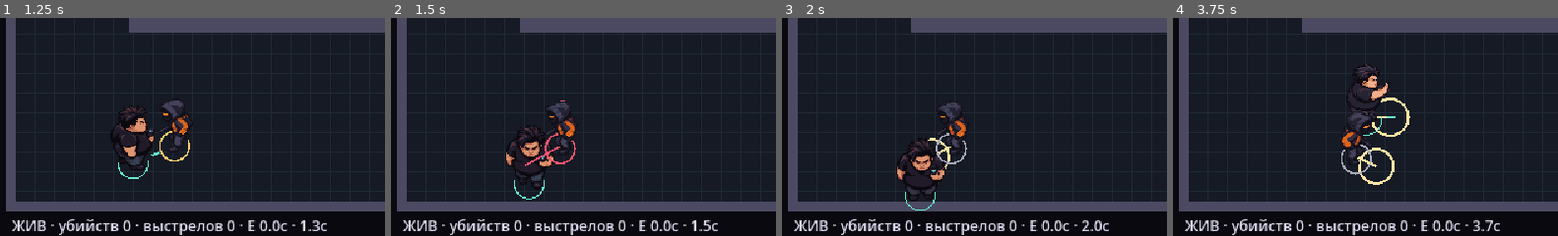
Above: before the commit, frames 1-4 (left to right).
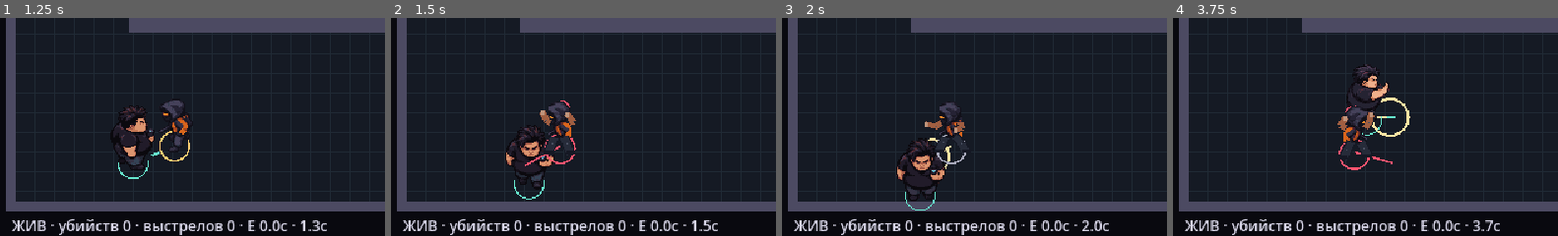
Above: after the commit, the same moments.

Repository: Artyx71/Last-Skuf
Game: Godot game, scene res://scenes/world/combat_lab.tscn
The game is run twice, just before and just after one commit, with the same random seed, the same clock (stepped at 60 frames per second) and the same inputs. This scene is started directly instead of the project's main scene.
Inputs (mouse positions are % of the whole screen's width and height, from its top left):
- Up to frame 1 (1.25 s): tap Enter (ui_accept) at 0.5, 0.77 s; move the mouse to (73, 44) at 0.52 s; hold D (move_right) from 0.53 s (still down); tap Space (attack_melee) at 0.6 s; click (73, 44) at 0.67 s; right-click (73, 44) at 0.8 s
- Up to frame 2 (1.5 s): move the mouse to (30, 54) at 1.27 s; release D (move_right) at 1.28 s; hold S (move_down) from 1.28 s (still down); right-click (30, 54) at 1.35 s; click (30, 54) at 1.42 s
- Up to frame 3 (2 s): keep holding S (move_down); tap Enter (ui_accept) at 1.52 s; tap Tab (equipment_next, bound only after the commit) at 1.55 s
- Up to frame 4 (3.75 s): move the mouse to (60, 27) at 2.02 s; release S (move_down) at 2.03 s; hold D (move_right) 2.03-2.78 s; tap Tab (equipment_next, bound only after the commit) at 2.1 s; click (60, 27) at 2.17 s; tap F (finisher, bound only after the commit) at 2.3, 2.85 s; move the mouse to (45, 70) at 2.77 s; hold W (move_up) 2.78-3.53 s; click (45, 70) at 2.92 s; tap Enter (ui_accept) at 3.02 s; tap Space (attack_melee) at 3.05, 3.6 s; move the mouse to (81, 65) at 3.52 s; hold A (move_left) from 3.53 s (still down); click (81, 65) at 3.67 s
The pictures show only the part of the screen within x 0-50%, y 44-94%; the shares and areas given below are measured in that part.

Frame 1 is identical in both runs. In frame 2, 0.7% of the frame differs, in the area x 38-49%, y 38-64%; in frame 3, 0.7%; in frame 4, 1.6%, in the area x 42-58%, y 40-77%.

Commit message:
feat(combat): resolve five interruptible finishers on authoritative action clock

Diff:
--- /dev/null
+++ b/game/resources/combat/finishers.json
@@ -0,0 +1,11 @@
+{
+  "schema": 1,
+  "character_gate": "yakuza_baseline; other character styles require P06",
+  "definitions": {
+    "unarmed": {"weapon":"unarmed","range":35,"facing_dot":0.72,"windup":0.82,"active":0.10,"recovery":0.48,"damage":1,"stun":0,"strong":true,"finisher":true,"category":"unarmed","cue":"finish_unarmed"},
+    "blunt": {"weapon":"blunt","range":38,"facing_dot":0.72,"windup":0.88,"active":0.10,"recovery":0.55,"damage":1,"stun":0,"strong":true,"finisher":true,"category":"blunt","cue":"finish_blunt"},
+    "sharp": {"weapon":"sharp","range":36,"facing_dot":0.78,"windup":0.84,"active":0.10,"recovery":0.50,"damage":1,"stun":0,"strong":true,"finisher":true,"category":"sharp","cue":"finish_sharp"},
+    "firearm": {"weapon":"firearm","range":38,"facing_dot":0.80,"windup":0.90,"active":0.10,"recovery":0.58,"damage":1,"stun":0,"strong":true,"finisher":true,"category":"firearm","cue":"finish_firearm"},
+    "environmental": {"weapon":"unarmed","environment":"training_bench","range":36,"environment_range":43,"facing_dot":0.72,"windup":0.92,"active":0.10,"recovery":0.60,"damage":1,"stun":0,"strong":true,"finisher":true,"category":"environmental","cue":"finish_environmental"}
+  }
+}
--- a/game/scripts/actors/combat_player.gd
+++ b/game/scripts/actors/combat_player.gd
@@ -26,6 +26,8 @@
 var melee_attack_id := 0
 var weapon_kind := ""
 var audio_step_distance := 0.0
+var finisher_weapon := "unarmed"
+var finisher_category := "unarmed"
 var actions_ready := false
 var weapon_visual: Node2D
 
@@ -51,6 +53,8 @@
 				atlas.atlas = texture
 				atlas.region = Rect2(Vector2(column, row) * FRAME_SIZE, FRAME_SIZE)
 				sprite.sprite_frames.add_frame(animation, atlas)
+	preload("res://scripts/actors/polish_frames.gd").append(sprite.sprite_frames,
+		"res://assets/art/combat_polish/yakuza_finishers.png", ["unarmed","blunt","sharp","firearm","environmental"], "finish_")
 	actions_ready = true
 	weapon_visual = WeaponVisual.new()
 	weapon_visual.player = self
@@ -77,7 +81,7 @@
 	var phase := action_elapsed * fps
 	var progress: float = phase - floor(phase + 0.00001)
 	action_frame = mini(int(floor(phase + 0.00001)), count - 1)
-	if action_kind == "shove":
+	if action_kind == "shove" or action_kind.begins_with("finish_"):
 		if action_elapsed + 0.00001 < action_windup:
 			action_frame = 0
 			progress = action_elapsed / action_windup
@@ -117,6 +121,9 @@
 
 
 func cancel_action() -> void:
+	var job: Dictionary = lab.combat.finisher_for(self)
+	if not job.is_empty() and job.committed and health > 0 and action_timer > 0.00001: return
+	lab.combat.cancel_finisher(self,"action_cancel",health <= 0)
 	lab.combat.cancel_melee(self)
 	action_timer = 0.0
 	action_elapsed = 0.0
@@ -163,6 +170,8 @@
 	move_speed = float(lab.config.player.speed)
 	facing = &"right"
 	kit = "escape"
+	finisher_weapon = "unarmed"
+	finisher_category = "unarmed"
 	melee_cooldown = 0.0
 	ranged_cooldown = 0.0
 	distract_cooldown = 0.0
@@ -214,6 +223,18 @@
 		queue_redraw()
 		return
 	var audio_previous := position
+	var job: Dictionary = lab.combat.finisher_for(self)
+	if not job.is_empty():
+		if Input.is_action_just_pressed("cancel_finisher"):
+			if lab.combat.cancel_finisher(self,"cancel_input"): cancel_action()
+		if Input.is_action_just_pressed("attack_melee") and not job.committed:
+			cancel_action()
+		elif not Input.get_vector("move_left","move_right","move_up","move_down").is_zero_approx() and not job.committed:
+			cancel_action()
+		else:
+			velocity = Vector2.ZERO
+			_present_action()
+			return
 	super._physics_process(delta)
 	audio_step_distance += position.distance_to(audio_previous)
 	if audio_step_distance >= 24.0:
@@ -227,6 +248,8 @@
 		attack_melee()
 	if Input.is_action_just_pressed("attack_ranged"):
 		attack_ranged()
+	if Input.is_action_just_pressed("finisher"):
+		try_finisher()
 	if Input.is_action_just_pressed("distract"):
 		distract()
 	if not action_animation.is_empty():
@@ -242,7 +265,14 @@
 		facing = &"down" if direction.y > 0 else &"up"
 
 
+func try_finisher() -> bool:
+	for enemy in lab.enemies:
+		if lab.combat.start_finisher(self,enemy,finisher_category): return true
+	return false
+
 func attack_melee() -> bool:
+	var job: Dictionary = lab.combat.finisher_for(self)
+	if not job.is_empty() and job.committed: return false
 	if lab.state != "playing" or health <= 0 or melee_cooldown > 0:
 		return false
 	cancel_action()
@@ -260,6 +290,8 @@
 
 
 func attack_ranged() -> bool:
+	var job: Dictionary = lab.combat.finisher_for(self)
+	if not job.is_empty() and job.committed: return false
 	var weapon: String = lab.config.kits[kit].ranged
 	if weapon.is_empty() or lab.state != "playing" or health <= 0 or ranged_cooldown > 0:
 		return false
--- a/game/scripts/ai/enemy_actor.gd
+++ b/game/scripts/ai/enemy_actor.gd
@@ -24,6 +24,12 @@
 var animation_ready := false
 var defeat_elapsed := 0.0
 var defeat_visual: Node2D
+var state_duration := 0.0
+var state_elapsed := 0.0
+var attack_id := 0
+var reaction_category := ""
+var hurt_flash := 0.0
+const PolishFrames = preload("res://scripts/actors/polish_frames.gd")
 
 
 func _ready() -> void:
@@ -62,6 +68,8 @@
 				atlas.atlas = texture
 				atlas.region = Rect2(column * 48, row * 64, 48, 64)
 				frames.add_frame(animation, atlas)
+	PolishFrames.append(frames, "res://assets/art/combat_polish/" + kind + "_reactions.png", PolishFrames.STATES, "reaction_")
+	PolishFrames.append(frames, "res://assets/art/combat_polish/" + kind + "_finishers.png", PolishFrames.CATEGORIES, "finish_")
 	sprite = AnimatedSprite2D.new()
 	sprite.sprite_frames = frames
 	sprite.position = Vector2(0, -26)
@@ -73,6 +81,11 @@
 
 func reset() -> void:
 	impulse = Vector2.ZERO
+	attack_id = 0
+	state_duration = 0
+	state_elapsed = 0
+	reaction_category = ""
+	hurt_flash = 0
 	position = spawn_position
 	patrol_target = patrol_end
 	velocity = Vector2.ZERO
@@ -102,6 +115,9 @@
 
 
 func transition(next: String, duration := 0.0) -> void:
+	if state == "dead" and next != "dead": return
+	state_elapsed = 0.0
+	state_duration = duration
 	state = next
 	timer = duration
 	transitions.append(next)
@@ -118,13 +134,17 @@
 		return
 	investigate_point = point
 	investigate_remaining = 2.1
-	transition("investigate")
+	if not state in ["stunned", "knockdown", "hurt", "finisher_reaction"]:
+		transition("investigate")
 
 
 func receive_hit(damage: int, stun: float, _attack_id: int, _source: Node2D) -> void:
 	if health <= 0:
 		return
 	hits_received += 1
+	hurt_flash = 0.07
+	lab.combat.cancel_melee(self)
+	attack_id = 0
 	health = maxi(0, health - damage)
 	if health <= 0:
 		collision_layer = 0
@@ -140,22 +160,24 @@
 	elif stun > 0:
 		stun_remaining = stun
 		transition("stunned", stun)
+	else:
+		transition("hurt", 0.2)
+	_update_animation()
 	queue_redraw()
 
 
 func _physics_process(delta: float) -> void:
 	_move_impulse(delta)
+	state_elapsed += delta
+	hurt_flash = maxf(0, hurt_flash-delta)
+	if sprite:
+		var flashes: bool = lab.combat.impact.flashes_enabled()
+		sprite.modulate = Color(1.6,1.3,1.2) if flashes and hurt_flash > 0 else Color.WHITE
 	if health <= 0:
 		velocity = Vector2.ZERO
-		var fade := float(lab.visual_config.enemy_defeat.fade_seconds)
-		var cue := float(lab.visual_config.enemy_defeat.cue_seconds)
-		defeat_elapsed = minf(cue, defeat_elapsed + delta)
-		defeat_visual.visible = defeat_elapsed < cue
-		defeat_visual.queue_redraw()
-		if sprite:
-			sprite.modulate.a = maxf(0.0, 1.0 - defeat_elapsed / fade)
-			sprite.visible = defeat_elapsed < fade
-		queue_redraw()
+		defeat_elapsed += delta
+		defeat_visual.visible = false
+		_update_animation()
 		return
 	if lab.state != "playing" or health <= 0:
 		velocity = Vector2.ZERO
@@ -165,10 +187,15 @@
 	velocity = Vector2.ZERO
 	timer = maxf(0, timer - delta)
 	match state:
+		"finisher_reaction":
+			if timer <= 0:
+				transition("stunned", maxf(0.0, stun_remaining))
+		"hurt", "knockdown":
+			if timer <= 0: transition("pursue")
 		"stunned":
 			stun_remaining = maxf(0, stun_remaining - delta)
 			if stun_remaining <= 0:
-				transition("patrol")
+				transition("investigate" if investigate_remaining > 0 else "patrol")
 		"investigate":
 			investigate_remaining = maxf(0, investigate_remaining - delta)
 			_walk_to(investigate_point, float(definition.chase_speed) * 0.8)
@@ -198,13 +225,16 @@
 				_walk_to(lab.player.position, float(definition.chase_speed))
 		"telegraph":
 			if timer <= 0:
-				# Direction is locked during warning; running out of the aim line is valid.
+				# Present contact pose before creating any live query/projectile on this tick.
+				transition("attack", float(lab.config.attacks[definition.attack].get("active",0.12)))
+				_update_animation()
 				var attack: Dictionary = lab.config.attacks[definition.attack]
 				if kind == "shooter":
-					lab.combat.fire(self, "enemy", locked_aim, attack)
+					attack_id = lab.combat.fire(self, "enemy", locked_aim, attack)
 				else:
-					lab.combat.start_melee(self, "enemy", locked_aim, attack)
-				transition("recover", float(definition.recovery))
+					attack_id = lab.combat.start_melee(self, "enemy", locked_aim, attack)
+		"attack":
+			if timer <= 0: transition("recover", float(definition.recovery))
 		"recover":
 			if timer <= 0:
 				transition("pursue")
@@ -224,10 +254,37 @@
 		facing = "right" if direction.x > 0 else "left"
 	elif direction.length_squared() > 0:
 		facing = "down" if direction.y > 0 else "up"
-	if sprite:
+	if not sprite: return
+	var action: String = {"telegraph":"telegraph","attack":"attack","recover":"recovery",
+		"hurt":"hurt","stunned":"stun","knockdown":"knockdown","dead":"death","finisher_reaction":"finisher_reaction"}.get(state, "")
+	if not action.is_empty():
+		var name := "reaction_" + action + "_" + facing
+		if state == "finisher_reaction" and not reaction_category.is_empty(): name = "finish_" + reaction_category + "_" + facing
+		elif state == "dead" and not reaction_category.is_empty(): name = "finish_" + reaction_category + "_" + facing
+		sprite.play(StringName(name))
+		sprite.pause()
+		var frame := mini(2, int(state_elapsed * 10))
+		if state == "attack": frame = 1 # The actual active pose, no hidden strike during windup.
+		elif state == "stunned": frame = int(state_elapsed*5) % 3
+		elif state == "finisher_reaction": frame = 0
+		elif state == "dead" and not reaction_category.is_empty(): frame = 2
+		sprite.set_frame_and_progress(frame, 0)
+	else:
 		var animation := StringName(("walk_" if velocity.length_squared() > 1 else "idle_") + facing)
-		if sprite.animation != animation:
-			sprite.play(animation)
+		if sprite.animation != animation: sprite.play(animation)
+
+
+func melee_phase(id: int) -> String:
+	return "contact" if health > 0 and state == "attack" and id == attack_id else "finished"
+
+
+func begin_finisher(category: String, duration: float) -> void:
+	if health <= 0: return
+	lab.combat.cancel_melee(self)
+	attack_id = 0
+	reaction_category = category
+	transition("finisher_reaction", duration)
+	_update_animation()
 
 
 func _draw() -> void:
@@ -257,3 +314,18 @@
 	if impulse.length_squared() > 0.01:
 		move_and_collide(impulse * delta)
 		impulse = impulse.move_toward(Vector2.ZERO, 700 * delta)
+
+
+func bind_melee(id: int, attack: Dictionary) -> void:
+	if health <= 0: return
+	attack_id = id
+	transition("attack",float(attack.get("windup",0))+float(attack.active))
+	_update_animation()
+	if float(attack.get("windup",0)) > 0:
+		sprite.play(StringName("reaction_telegraph_"+facing))
+		sprite.pause()
+		sprite.frame = 0
+
+func present_melee_contact(id: int) -> void:
+	if state == "attack" and id == attack_id and health > 0:
+		_update_animation()
--- a/game/scripts/core/input_bindings.gd
+++ b/game/scripts/core/input_bindings.gd
@@ -12,6 +12,10 @@
 		"distract": [KEY_E],
 		"restart": [KEY_R],
 		"switch_kit": [KEY_F2],
+		"finisher": [KEY_F],
+		"cancel_finisher": [KEY_C],
+		"equipment_next": [KEY_TAB],
+		"polish_options": [KEY_O],
 	}
 	for action: String in bindings:
 		if InputMap.has_action(action):
--- a/game/scripts/systems/combat_system.gd
+++ b/game/scripts/systems/combat_system.gd
@@ -15,6 +15,10 @@
 var contact_events: Array[Dictionary] = []
 var impact: Node2D
 var polish: Dictionary
+var finisher_definitions: Dictionary
+var finishers: Array[Dictionary] = []
+var finisher_history: Array[Dictionary] = []
+var environments: Dictionary = {}
 
 func _stamp(definition: Dictionary) -> Dictionary:
 	var result := definition.duplicate(true)
@@ -26,6 +30,7 @@
 func _ready() -> void:
 	process_physics_priority = 10
 	polish = JSON.parse_string(FileAccess.get_file_as_string("res://resources/combat/polish.json"))
+	finisher_definitions = JSON.parse_string(FileAccess.get_file_as_string("res://resources/combat/finishers.json")).definitions
 	impact = preload("res://scripts/systems/combat_impact.gd").new()
 	impact.combat = self
 	add_child(impact)
@@ -40,6 +45,10 @@
 
 
 func _melee_phase(attack: Dictionary) -> String:
+	if attack.source.has_method("bind_melee"):
+		var windup := float(attack.definition.get("windup",0))
+		if attack.time < windup: return "windup"
+		if attack.time >= windup + float(attack.definition.active): return "finished"
 	if attack.source.has_method("melee_phase"):
 		return attack.source.melee_phase(attack.id)
 	var windup := float(attack.definition.get("windup", 0.0))
@@ -49,6 +58,9 @@
 
 
 func reset() -> void:
+	for job in finishers.duplicate(): cancel_finisher(job.source, "reset", true)
+	finishers.clear()
+	finisher_history.clear()
 	encounter_epoch += 1
 	receipts.clear()
 	contact_events.clear()
@@ -66,6 +78,7 @@
 func start_melee(source: CharacterBody2D, team: String, direction: Vector2, definition: Dictionary) -> int:
 	lab.audio_event.emit(&"weapon_melee", source.global_position)
 	next_attack_id += 1
+	if source.has_method("bind_melee"): source.bind_melee(next_attack_id,definition)
 	attacks.append({"id": next_attack_id, "source": source, "team": team,
 		"direction": direction.normalized(), "definition": _stamp(definition), "time": 0.0, "hit": []})
 	queue_redraw()
@@ -109,6 +122,7 @@
 func _physics_process(delta: float) -> void:
 	if lab.state != "playing":
 		return
+	_tick_finishers(delta)
 	hit_flash = maxf(0.0, hit_flash - delta)
 	for attack in attacks.duplicate():
 		var source: CharacterBody2D = attack.source
@@ -122,6 +136,7 @@
 		if phase == "windup":
 			attack.time += delta
 			continue
+		if source.has_method("present_melee_contact"): source.present_melee_contact(attack.id)
 		var definition: Dictionary = attack.definition
 		var center: Vector2 = source.global_position + Vector2(0, -7) + attack.direction * float(definition.reach)
 		var sphere := CircleShape2D.new()
@@ -216,3 +231,99 @@
 		draw_line(tail, position, Color("ffe587") if bullet.team == "player" else Color("ff687e"), 2)
 	if hit_flash > 0 and impact.flashes_enabled():
 		draw_arc(last_hit_position, 9, 0, TAU, 12, Color("ffffff"), 2)
+
+
+func register_environment(id: String, object: Node2D) -> void:
+	environments[id] = object
+
+func eligible(source: CharacterBody2D, target: CharacterBody2D, category: String, job: Dictionary = {}) -> bool:
+	if not finisher_definitions.has(category) or not is_instance_valid(target) or not is_instance_valid(source): return false
+	if lab.state != "playing" or source.health <= 0 or target.health <= 0: return false
+	var definition: Dictionary = finisher_definitions[category]
+	if source.finisher_weapon != definition.weapon: return false
+	var reserved: bool = not job.is_empty() and target.state == "finisher_reaction" and job.target == target
+	if not target.state in ["stunned", "knockdown"] and not reserved: return false
+	if reserved and float(job.vulnerability) + 0.00001 < float(job.elapsed): return false
+	var offset: Vector2 = target.global_position - source.global_position
+	if offset.length() > float(definition.range) or offset.length() < 8: return false
+	if source.aim_direction().dot(offset.normalized()) < float(definition.facing_dot): return false
+	if not clear_line(source.global_position + Vector2(0,-7), target.global_position + Vector2(0,-7)): return false
+	if definition.has("environment"):
+		var object: Node2D = environments.get(definition.environment)
+		if not is_instance_valid(object) or not object.is_inside_tree() or not object.get_meta("finisher_enabled",false): return false
+		if object.global_position.distance_to(target.global_position) > float(definition.environment_range): return false
+		if not clear_line(target.global_position + Vector2(0,-7), object.global_position + Vector2(0,-7)): return false
+	return true
+
+func finisher_for(source: CharacterBody2D) -> Dictionary:
+	for job in finishers:
+		if job.source == source: return job
+	return {}
+
+func start_finisher(source: CharacterBody2D, target: CharacterBody2D, category: String) -> bool:
+	if not finisher_for(source).is_empty() or not eligible(source,target,category): return false
+	for job in finishers:
+		if job.target == target: return false
+	source.cancel_action()
+	var definition := _stamp(finisher_definitions[category])
+	next_attack_id += 1
+	var duration := float(definition.windup) + float(definition.active) + float(definition.recovery)
+	var vulnerability: float = target.stun_remaining if target.state == "stunned" else target.timer
+	finishers.append({"id":next_attack_id,"epoch":encounter_epoch,"source":source,"target":target,"category":category,
+		"definition":definition,"elapsed":0.0,"stage":"windup","committed":false,"vulnerability":vulnerability})
+	source.action_windup = float(definition.windup)
+	source.action_active = float(definition.active)
+	source.action_recovery = float(definition.recovery)
+	source._face_aim()
+	source._play_action("finish_" + category,duration)
+	target.locked_aim = (source.global_position-target.global_position).normalized()
+	target.begin_finisher(category,duration)
+	return true
+
+func cancel_finisher(source: CharacterBody2D, reason: String, force := false) -> bool:
+	var job := finisher_for(source)
+	if job.is_empty(): return false
+	if job.committed and not force: return false
+	_record_finisher(job,"interrupted_recovery" if job.committed else "cancelled",reason)
+	if is_instance_valid(job.target) and job.target.health > 0 and job.target.state == "finisher_reaction":
+		job.target.reaction_category = ""
+		job.target.stun_remaining = maxf(0,float(job.vulnerability)-float(job.elapsed))
+		job.target.transition("stunned",job.target.stun_remaining)
+	finishers.erase(job)
+	return true
+
+func _record_finisher(job: Dictionary, stage: String, reason := "") -> void:
+	finisher_history.append({"id":job.id,"epoch":job.epoch,"category":job.category,"stage":stage,"reason":reason,
+		"elapsed":job.elapsed,"committed":job.committed,"tick":Engine.get_physics_frames()})
+	if finisher_history.size() > 128: finisher_history.pop_front()
+
+func _tick_finishers(delta: float) -> void:
+	for job in finishers.duplicate():
+		if not is_instance_valid(job.source) or not is_instance_valid(job.target):
+			_record_finisher(job,"cancelled","freed_actor")
+			finishers.erase(job)
+			continue
+		if job.source.health <= 0:
+			cancel_finisher(job.source,"attack",true)
+			continue
+		job.elapsed = job.source.action_elapsed # Existing player action clock is authoritative.
+		var definition: Dictionary = job.definition
+		if not job.committed:
+			var moving := Input.get_vector("move_left","move_right","move_up","move_down").length_squared() > 0
+			if moving or not eligible(job.source,job.target,job.category,job):
+				var actor: CharacterBody2D = job.source
+				cancel_finisher(actor,"movement" if moving else "eligibility_lost")
+				actor.cancel_action()
+				continue
+			if job.elapsed + 0.00001 >= float(definition.windup):
+				# Present both registered contact poses on the damage tick. No animation callback damage.
+				job.source._present_action()
+				job.target.sprite.set_frame_and_progress(1,0)
+				job.committed = true # Reentry guard precedes the only existing damage path.
+				job.stage = "contact"
+				_apply_hit(job.target,definition,job.id,job.source)
+				_record_finisher(job,"contact")
+		if job.committed and job.elapsed >= float(definition.windup)+float(definition.active): job.stage = "recovery"
+		if job.source.action_kind.is_empty() or job.elapsed >= float(definition.windup)+float(definition.active)+float(definition.recovery):
+			_record_finisher(job,"finished")
+			finishers.erase(job)
